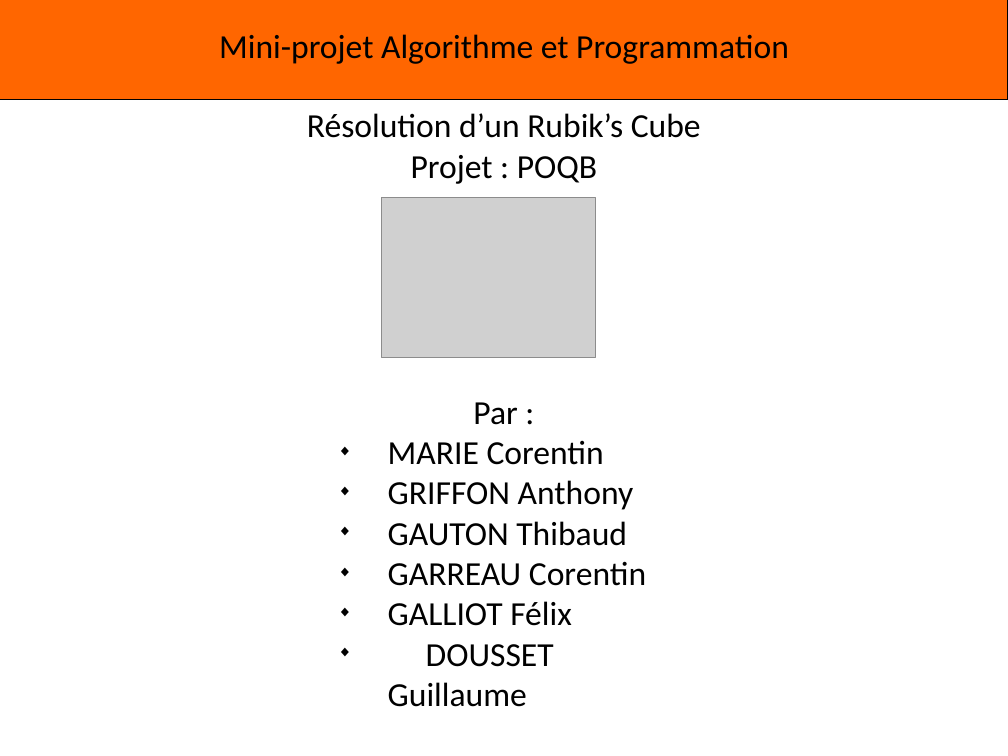
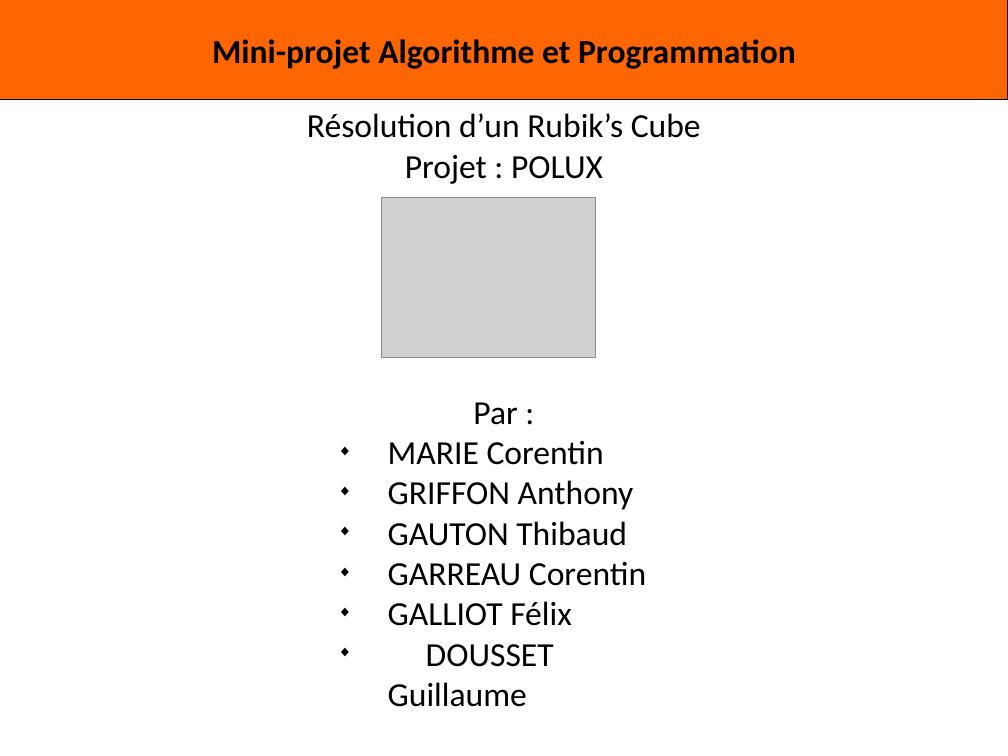
Before and after one commit to Miaxos/Polux, a slide deck: slide 1 of diapo_Presentation_poqb_soutenance_vendredi_15_janvier_2016.odp. Drawn at 1008x756 pixels with LibreOffice and Linux fonts; fonts in the diff are those of the drawing; grey boxes stand for pictures; background and template pictures are left out. Boxes give left, top, right and bottom in pixels: in the first picture for what was removed or moved away, otherwise in the second. Text is boxed around its words. In the diff, an @@ line names an element or a change of style, - is before the commit and + after.

```diff
--- a/diapo_Presentation_poqb_soutenance_vendredi_15_janvier_2016.odp
+++ b/diapo_Presentation_poqb_soutenance_vendredi_15_janvier_2016.odp
@@ title "Mini-projet Algorithme et Programmation": place and size @@
-title "Mini-projet Algorithme et Programmation" at [219,34,789,64]
+title "Mini-projet Algorithme et Programmation" at [212,39,796,69]
@@ title "Mini-projet Algorithme et Programmation" at [212,39,796,69]: bold on; vertical alignment top to middle @@
@@ subtitle at [405,155,603,184]: text changed @@
-Projet : POQB
+Projet : POLUX
```
Also in this commit, not shown: 14 other slides changed.
